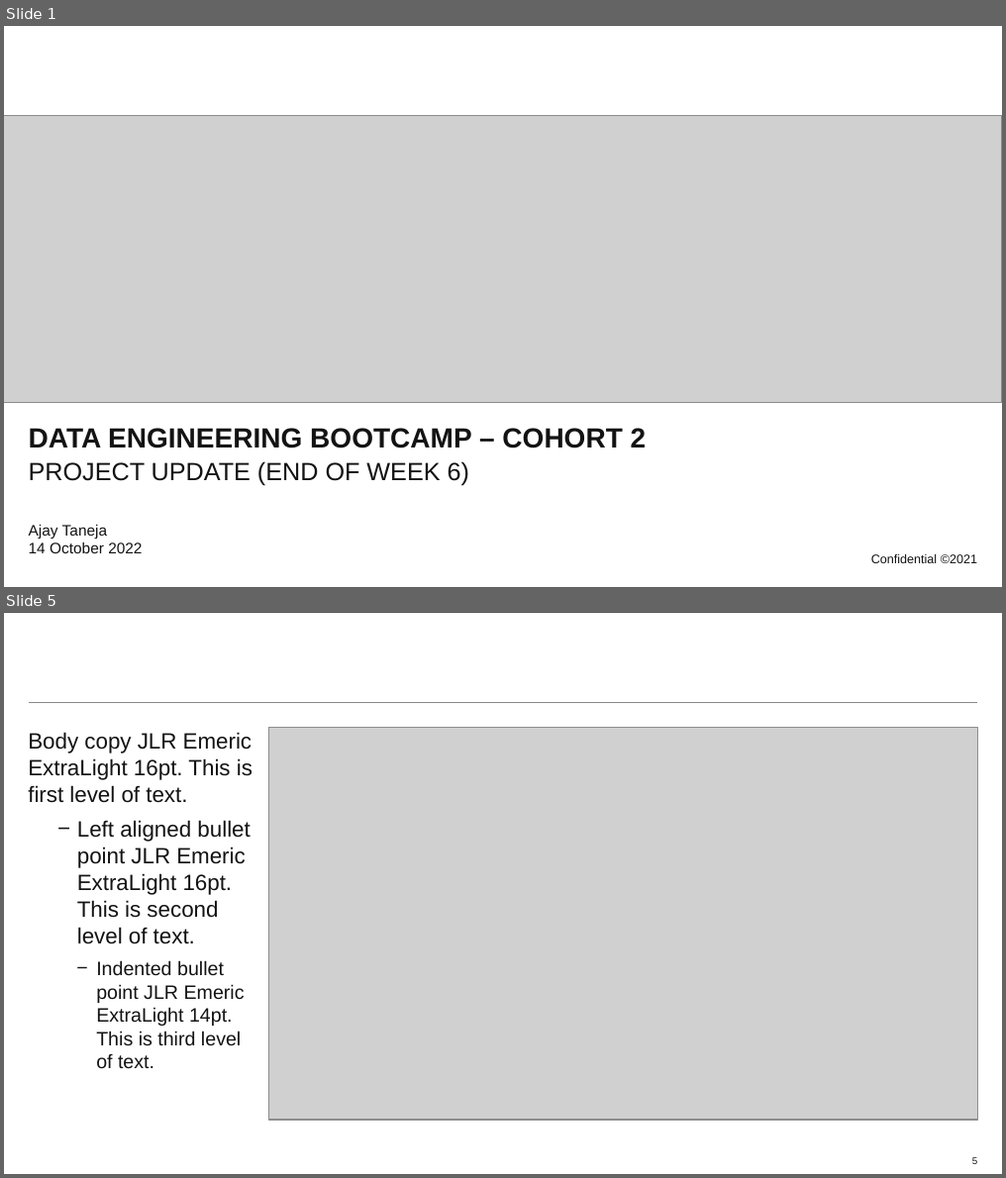
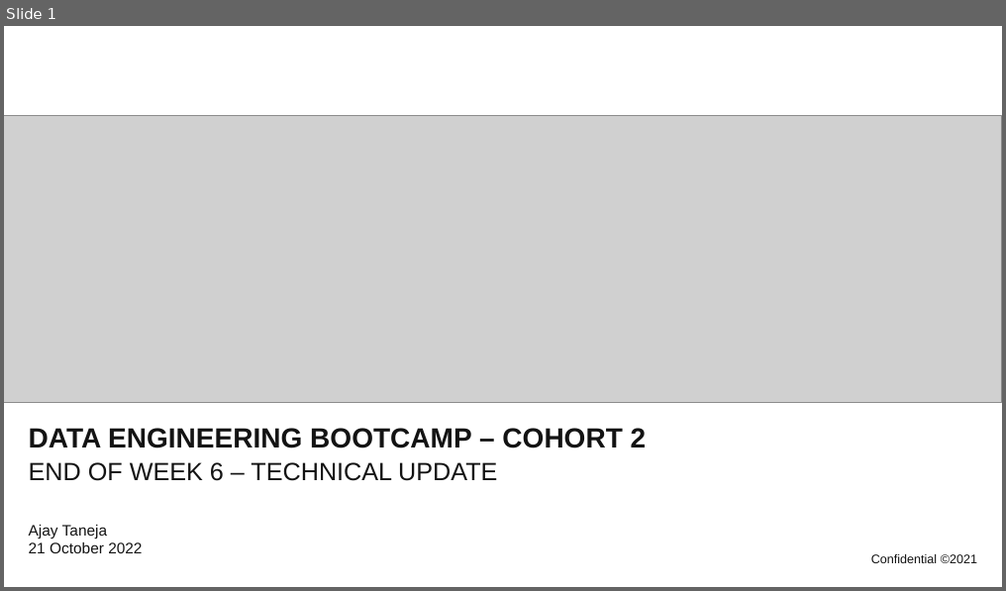
Before and after one commit to atanejajlr/week_5_v3, a slide deck: presentation/project_presentation.pptx. Shown one above the other, each under a label of ours: slides 1 and 5 before the commit, slide 1 after it; the slides between them are not shown. The pictures are 1006x1178 and 1006x591 pixels, drawn with LibreOffice and Linux fonts; fonts in the diff are those of the drawing; grey boxes stand for pictures; background and template pictures are left out. Boxes give left, top, right and bottom in pixels: in the first picture for what was removed or moved away, otherwise in the second. Text is boxed around its words. In the diff, an @@ line names an element or a change of style, - is before the commit and + after.

Commit message:
Completed presentation and created a copy which is renamed

```diff
--- a/presentation/project_presentation.pptx
+++ b/presentation/project_presentation.pptx
@@ slide 5 removed at (x1=4, y1=613, x2=1002, y2=1174), background #FFFFFF; not listed: 1 template element that a slide beside it also shows @@
@@ picture removed at (x1=268, y1=727, x2=977, y2=1120) @@
@@ text removed at (x1=28, y1=732, x2=252, y2=1069) @@
-Body copy JLR Emeric ExtraLight 16pt. This is first level of text.
-  − Left aligned bullet point JLR Emeric ExtraLight 16pt. This is second level of text.
-    − Indented bullet point JLR Emeric ExtraLight 14pt.
-      This is third level of text.
@@ page number removed at (x1=972, y1=1157, x2=977, y2=1164) @@
-5
@@ slide 1 changed as well @@
@@ subtitle at (x1=29, y1=463, x2=497, y2=481): text changed @@
-PROJECT UPDATE (END OF WEEK 6)
+END OF WEEK 6 – TECHNICAL UPDATE
@@ text at (x1=29, y1=525, x2=142, y2=554): text changed @@
-Ajay Taneja
-14 October 2022
+Ajay Taneja
+21 October 2022
```
Also in this commit, not shown: 8 slides added, 11 other slides removed, 6 other files.
